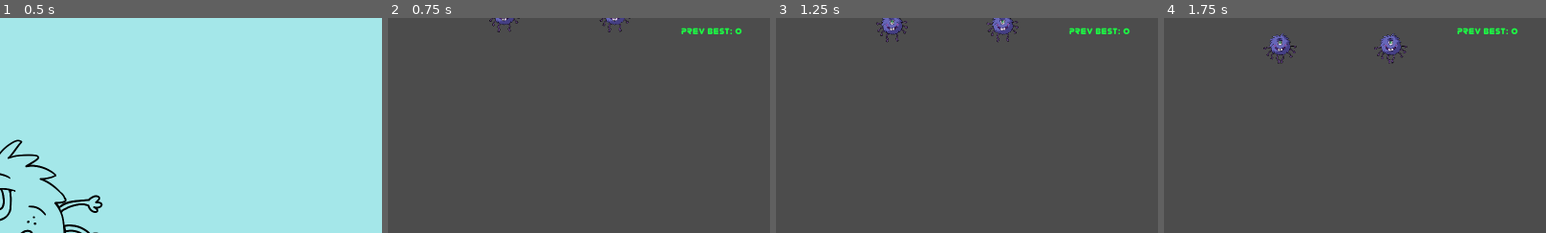
Above: before the commit, frames 1-4 (left to right).
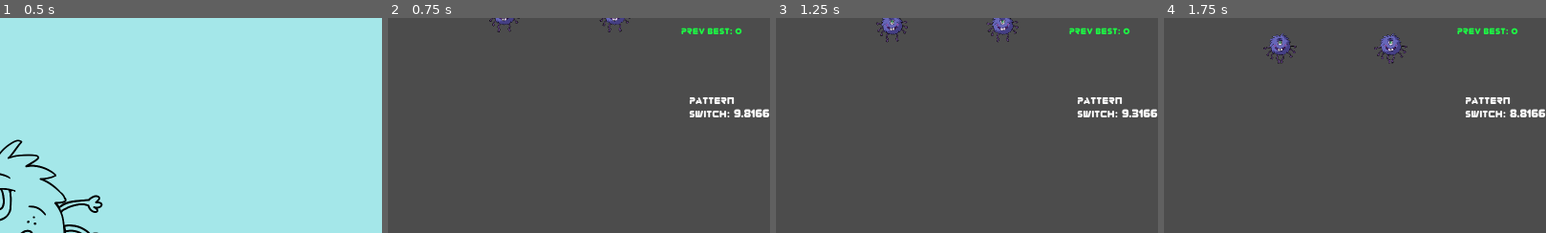
Above: after the commit, the same moments.

Repository: TreyDettmer/UP-Game-Jam-22
Game: Godot game, scene res://Scenes/MainMenu.tscn
The game is run twice, just before and just after one commit, with the same random seed, the same clock (stepped at 60 frames per second) and the same inputs.
Inputs (mouse positions are % of the whole screen's width and height, from its top left):
- Up to frame 1 (0.5 s): no input
- Up to frame 2 (0.75 s): click "Start!" at 0.5 s
- Up to frame 3 (1.25 s): no input
- Up to frame 4 (1.75 s): drag from (4, 37) to (15, 99) at 1.27 s
The pictures show only the part of the screen within x 50-100%, y 0-50%; the shares and areas given below are measured in that part.

Frame 1 is identical in both runs. In frame 2, 0.8% of the frame differs, in the area x 78-100%, y 36-47%; in frame 3, 0.8%; in frame 4, 0.8%.

Commit message:
Added a visible timer for the pattern switch

Diff:
--- a/Project/Scenes/Main.tscn
+++ b/Project/Scenes/Main.tscn
@@ -8,6 +8,10 @@
 [ext_resource path="res://Scripts/MenuLayer.gd" type="Script" id=6]
 [ext_resource path="res://Scenes/ScoreBuckets.gd" type="Script" id=7]
 
+[sub_resource type="DynamicFont" id=6]
+size = 24
+font_data = ExtResource( 5 )
+
 [sub_resource type="DynamicFont" id=1]
 size = 18
 outline_color = Color( 0.160784, 0.635294, 0.211765, 1 )
@@ -21,8 +25,30 @@
 [sub_resource type="DynamicFont" id=3]
 font_data = ExtResource( 5 )
 
+[sub_resource type="DynamicFontData" id=5]
+font_path = "res://Fonts/zorque.otf"
+
+[sub_resource type="DynamicFont" id=4]
+size = 20
+extra_spacing_char = 1
+font_data = SubResource( 5 )
+
 [node name="Main" type="Node2D"]
 script = ExtResource( 1 )
+
+[node name="BucketTimer" type="Timer" parent="."]
+wait_time = 10.0
+autostart = true
+
+[node name="PatternSwitchTimer" type="Label" parent="."]
+margin_left = 1524.0
+margin_top = 168.0
+margin_right = 1596.0
+margin_bottom = 232.0
+custom_fonts/font = SubResource( 6 )
+text = "0"
+align = 1
+valign = 1
 
 [node name="ScoreBuckets" type="Node2D" parent="."]
 position = Vector2( 53, 308 )
@@ -69,10 +95,6 @@
 position = Vector2( 1279, 535 )
 scale = Vector2( 0.65, 0.65 )
 goodBucket = false
-
-[node name="BucketTimer" type="Timer" parent="ScoreBuckets"]
-wait_time = 10.0
-autostart = true
 
 [node name="LeftWall" type="StaticBody2D" parent="."]
 position = Vector2( -3, 301 )
@@ -291,6 +313,16 @@
 text = "Quit"
 icon_align = 1
 
+[node name="PatternSwitchLabel" type="Label" parent="UI"]
+margin_left = 1431.0
+margin_top = 160.0
+margin_right = 1551.0
+margin_bottom = 235.0
+custom_fonts/font = SubResource( 4 )
+text = "Pattern
+Switch:
+"
+
 [node name="ObstaclePile" parent="." instance=ExtResource( 3 )]
 position = Vector2( 66, 333 )
 
@@ -298,6 +330,7 @@
 [connection signal="updateObstacles" from="." to="UI" method="_on_Main_updateObstacles"]
 [connection signal="updateOrganisms" from="." to="UI" method="_on_Main_updateOrganisms"]
 [connection signal="updateScore" from="." to="UI" method="_on_Main_updateScore"]
+[connection signal="timeout" from="BucketTimer" to="ScoreBuckets" method="_on_BucketTimer_timeout"]
 [connection signal="organism_scored" from="ScoreBuckets/ScoreBucket" to="." method="_on_ScoreBucket_organism_scored"]
 [connection signal="organism_scored" from="ScoreBuckets/ScoreBucket2" to="." method="_on_ScoreBucket_organism_scored"]
 [connection signal="organism_scored" from="ScoreBuckets/ScoreBucket3" to="." method="_on_ScoreBucket_organism_scored"]
@@ -307,7 +340,6 @@
 [connection signal="organism_scored" from="ScoreBuckets/ScoreBucket7" to="." method="_on_ScoreBucket_organism_scored"]
 [connection signal="organism_scored" from="ScoreBuckets/ScoreBucket8" to="." method="_on_ScoreBucket_organism_scored"]
 [connection signal="organism_scored" from="ScoreBuckets/ScoreBucket9" to="." method="_on_ScoreBucket_organism_scored"]
-[connection signal="timeout" from="ScoreBuckets/BucketTimer" to="ScoreBuckets" method="_on_BucketTimer_timeout"]
 [connection signal="endGame" from="UI" to="." method="_on_MenuLayer_endGame"]
 [connection signal="restartGame" from="UI" to="." method="_on_MenuLayer_restartGame"]
 [connection signal="endGameFromMenu" from="UI/OptionsMenu" to="UI" method="_on_OptionsMenu_endGameFromMenu"]
--- a/Project/Scripts/Main.gd
+++ b/Project/Scripts/Main.gd
@@ -46,6 +46,9 @@
 	spawn_organisms();
 
 func _process(_delta):
+	#$BucketTimer.time_left
+	$PatternSwitchTimer.set_text(str($BucketTimer.time_left))
+
 	if  orgs.size() > endGame_populationLimit:
 		isGameOver = true
 		gameOver()
--- a/Project/Scripts/MenuLayer.gd
+++ b/Project/Scripts/MenuLayer.gd
@@ -2,6 +2,8 @@
 
 onready var gameOverScore = get_node("GameOverMenu/Score")
 #onready var gameOverHighScore = get_node("GameOverMenu/HighScoreEndGame")
+
+#onready var switcherTimer = get_node("BucketTimer")
 
 var score
 var highScore
@@ -12,6 +14,9 @@
 	$GameOverMenu.hide()
 	$GameOverRect.hide()
 
+func _process(_delta):
+	#$PatternSwitchTimer.set_text(str($switcherTimer.get_time_left()))
+	pass
 
 func _on_Main_updateScore(newScore):
 	$CurrentScoreLabel.set_text("Score: " + str(newScore))
@@ -24,7 +29,7 @@
 
 func _on_Main_updateObstacles(numObs):
 	$NumObstacles.set_text("Available\nObstacles: " + str(numObs))
-	print("Received")
+	#print("Received")
 
 
 func endGame():
Not shown: 1 places in Project/Scenes/Main.tscn that only renumber resources
